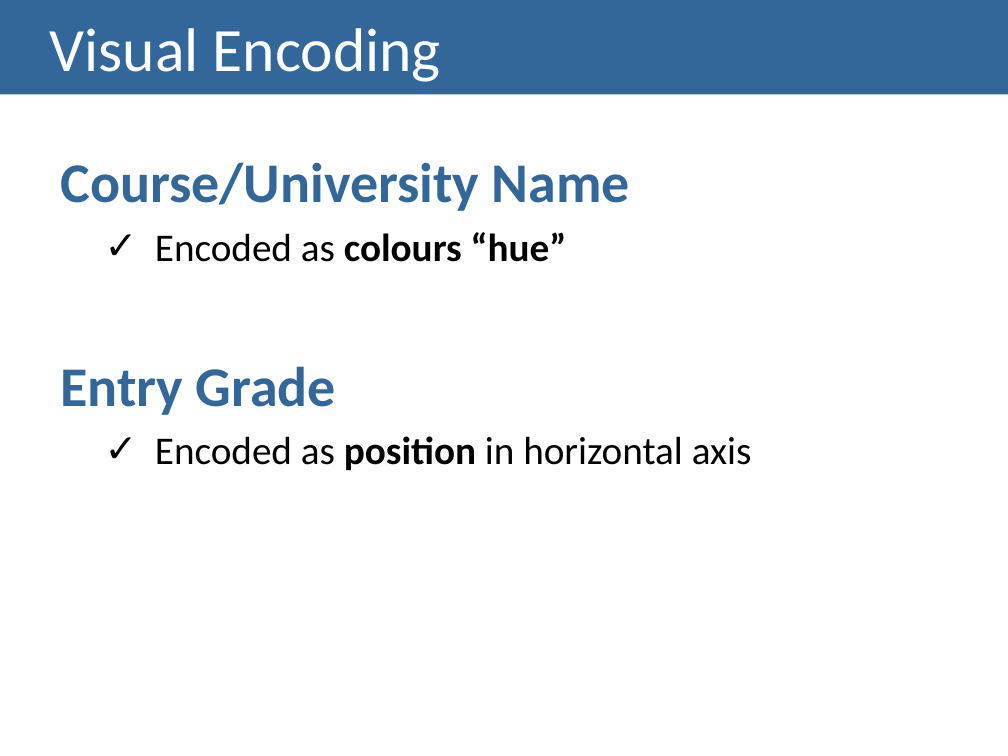
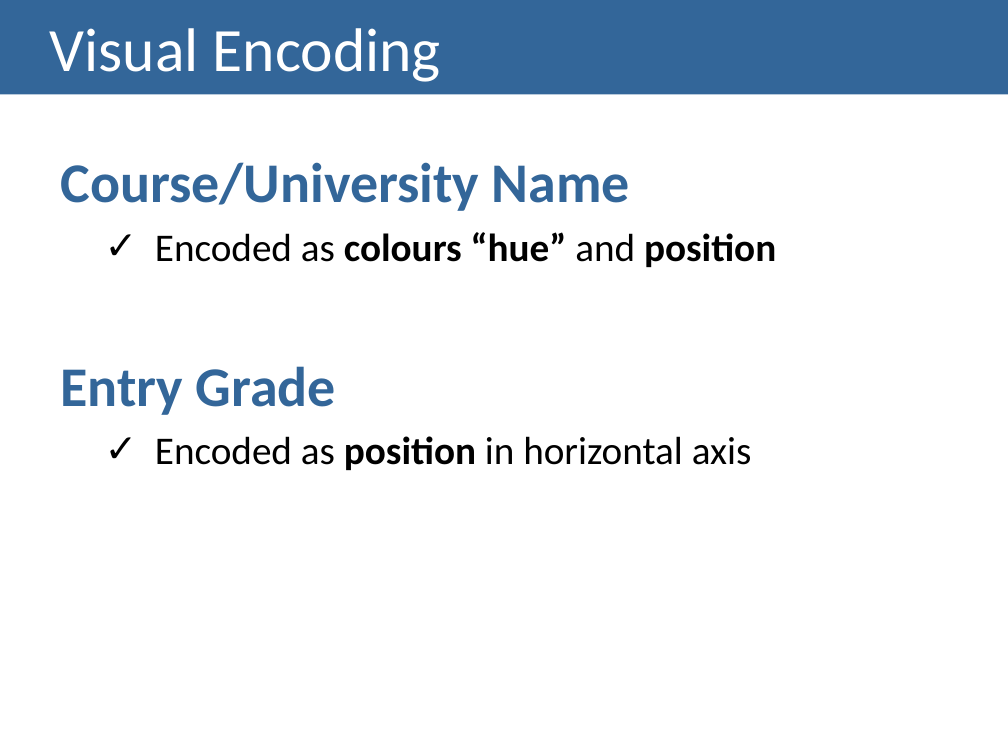
Before and after one commit to Strabox/Higher-Education-Unemployment-Portugal, a slide deck: slide 4 of III-Checkpoint/III-Checkpoint Presentation.pptx. Drawn at 1008x756 pixels with LibreOffice and Linux fonts; fonts in the diff are those of the drawing. Boxes give left, top, right and bottom in pixels: in the first picture for what was removed or moved away, otherwise in the second. Text is boxed around its words. In the diff, an @@ line names an element or a change of style, - is before the commit and + after.

```diff
--- a/III-Checkpoint/III-Checkpoint Presentation.pptx
+++ b/III-Checkpoint/III-Checkpoint Presentation.pptx
@@ text at (155, 232, 776, 267): text changed @@
-  ✓ Encoded as colours “hue”
+  ✓ Encoded as colours “hue” and position
```
Also in this commit, not shown: 2 other slides changed, 2 slides added.
